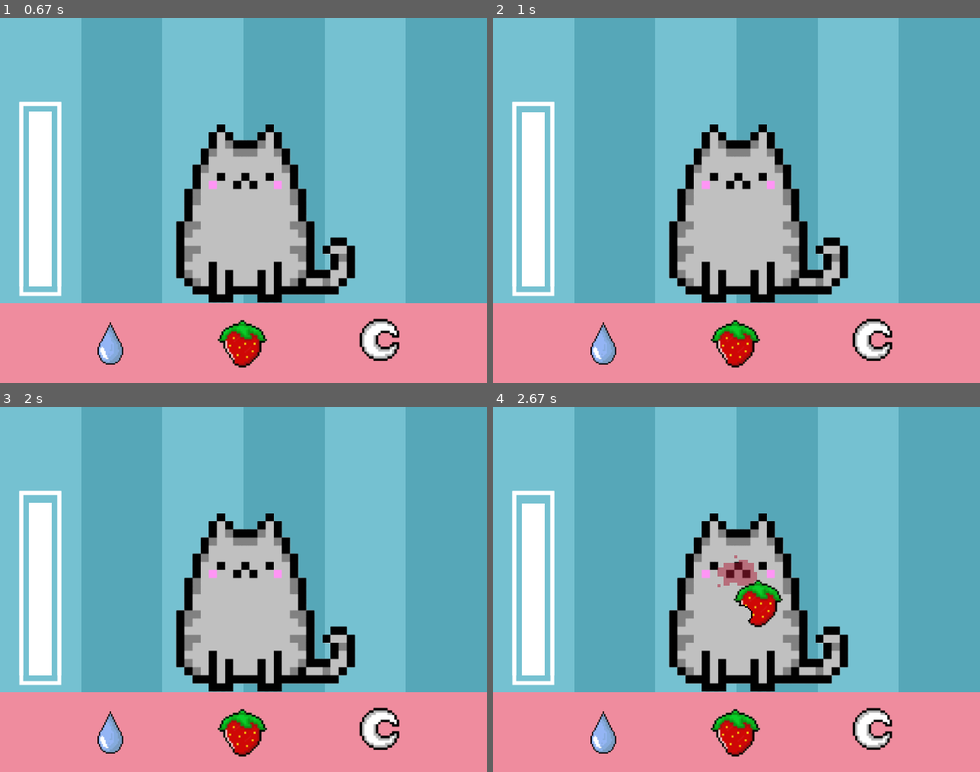
Above: before the commit, frames 1-4 (two rows, left to right).
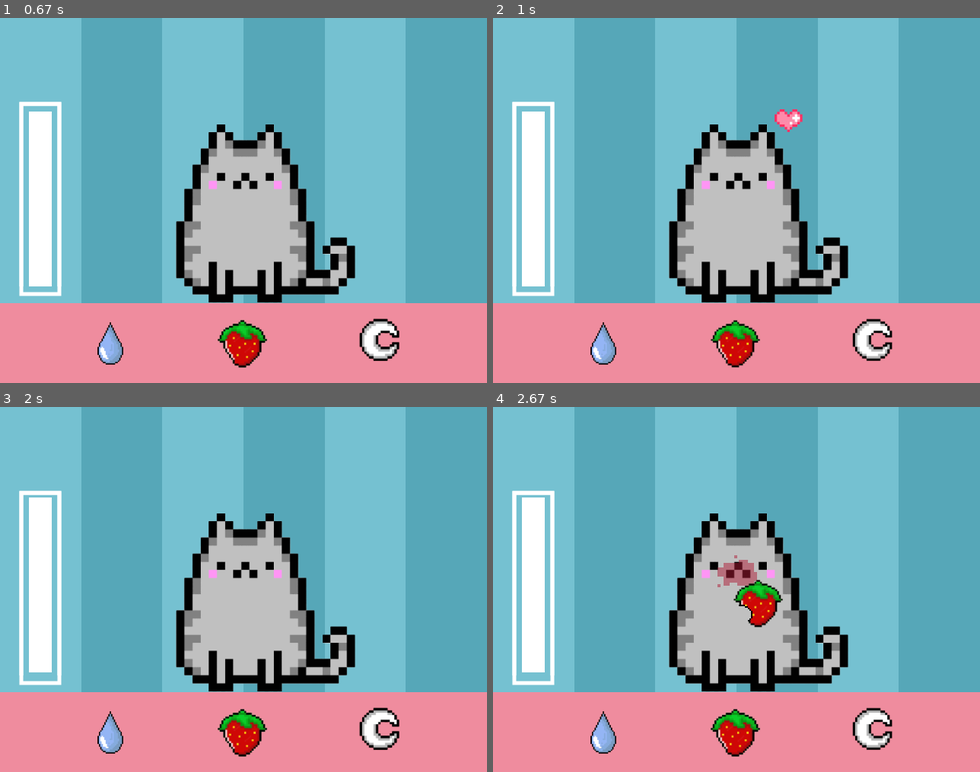
Above: after the commit, the same moments.

Repository: laumelos/Pygame
Game: pygame game, started from index.py
Two runs of this game, one before a commit and one after it. Both use one fixed random seed, a clock stepped at 60 frames per second and the inputs below.
Inputs (mouse positions are in pixels of both pictures, inside the frame that each line leads up to):
- Up to frame 1 (0.67 s): tap Space at 0.33 s
- Up to frame 2 (1 s): click (736, 222) at 0.72 s
- Up to frame 3 (2 s): no input
- Up to frame 4 (2.67 s): click (736, 731) at 2.05 s

Frame 1 is identical in both runs. In frame 2, 0.4% of the frame differs, in the area x 5-83%, y 25-96%; in frame 3, 0.1%; in frame 4, 0.1%.

Commit message:
add sounds

Diff:
--- a/index.py
+++ b/index.py
@@ -36,9 +36,11 @@
 stain = pygame.image.load ('images/stain.png')
 
 #sounds load
-catsound = mixer.Sound('sounds/182307__crazy-sam__miau-[AudioTrimmer.com].wav')
-bubblesound = mixer.Sound('sounds/539823__ristooooo1__bubbles-001.wav')
-sleepsound = mixer.Sound('sounds/gatinhodormindo.wav')
+miausound = mixer.Sound('sounds/miausound.wav')
+bubblesound = mixer.Sound('sounds/bubblesound.wav')
+sleepsound = mixer.Sound('sounds/sleepsound.wav')
+chewsound = mixer.Sound('sounds/chewsound.wav')
+clicksound = mixer.Sound('sounds/clicksound.wav')
 mixer.music.load('sounds/backgroundmusic.wav')
 mixer.music.play(-1)
 
@@ -104,6 +106,7 @@
                 telainicial=False
             if event.type == pygame.KEYDOWN:
                 if event.key == pygame.K_SPACE:
+                    clicksound.play()
                     inicio = False
                     jogo = True
 
@@ -182,24 +185,29 @@
             tela.blit(bubbles,(210, 80))
             bubblesound.play()
             pygame.display.update()
-            time.sleep(6)
+            time.sleep(5)
             tela.blit(bigcat,(200,140))
             tela.blit(fundoazul,(0,0))
 
             happybar = happybar - 10
 
-
+        #funcionalid pet
         if (cat_img.draw(tela)):
-            catsound.play()
-
+            miausound.play()
+            tela.blit(coraçao,(370,120))
+            pygame.display.update()
+            time.sleep(1)
+            happybar = happybar - 5
+
+        #funcionalid comer
         if (morango_img.draw(tela)):
             tela.blit(stain,(295, 195))
             tela.blit(morangomord,(310, 220))
-            pygame.display.update()
-            time.sleep(4)
-
-
-
+            chewsound.play()
+            pygame.display.update()
+            time.sleep(3)
+
+            happybar = happybar - 10
 
         #funcionalid dormir
         if (lua_img.draw(tela)):
@@ -211,7 +219,7 @@
             tela.blit(sleepz,(220,170))
             sleepsound.play()
             pygame.display.update()
-            time.sleep(4)
+            time.sleep(5)
             tela.blit(fundo,(0,0))
 
             happybar = happybar - 10
Not shown, removed: sounds/182307__crazy-sam__miau-[AudioTrimmer.com].wav
Not shown, removed: sounds/539823__ristooooo1__bubbles-001.wav
Not shown, changed: sounds/627748__valentinpetiteau__petting-a-cat-purring.wav
Not shown, added: sounds/bubblesound.wav
Not shown, added: sounds/chewsound.wav
Not shown, added: sounds/clicksound.wav
Not shown, removed: sounds/gatinhodormindo.wav
Not shown, added: sounds/miausound.wav
Not shown, added: sounds/sleepsound.wav
